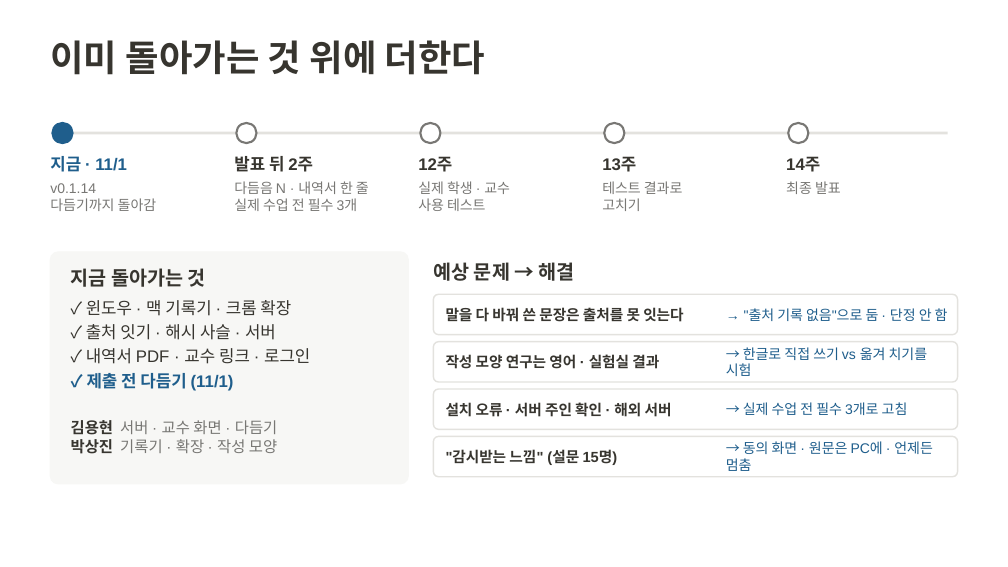
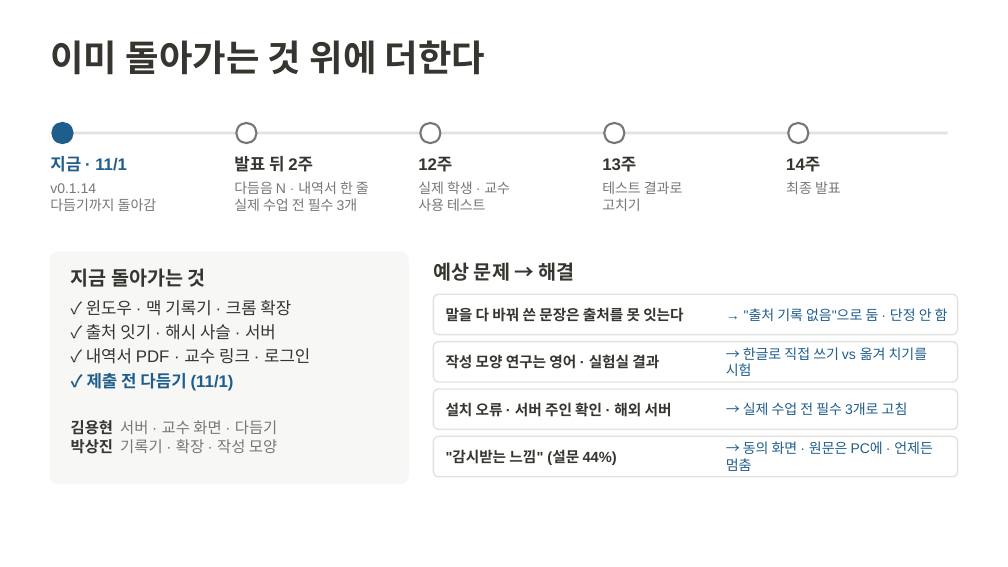
Before and after one commit to 20233014-KYH/trace, a slide deck: slide 6 of deck/중간발표_김용현.pptx. Drawn at 1008x567 pixels with LibreOffice and Linux fonts; fonts in the diff are those of the drawing. Boxes give left, top, right and bottom in pixels: in the first picture for what was removed or moved away, otherwise in the second. Text is boxed around its words. In the diff, an @@ line names an element or a change of style, - is before the commit and + after.

```diff
--- a/deck/중간발표_김용현.pptx
+++ b/deck/중간발표_김용현.pptx
@@ text at [446, 449, 617, 465]: text changed @@
-"감시받는 느낌" (설문 15명)
+"감시받는 느낌" (설문 44%)
```
Also in this commit, not shown: 2 other slides changed, 1 other file.
